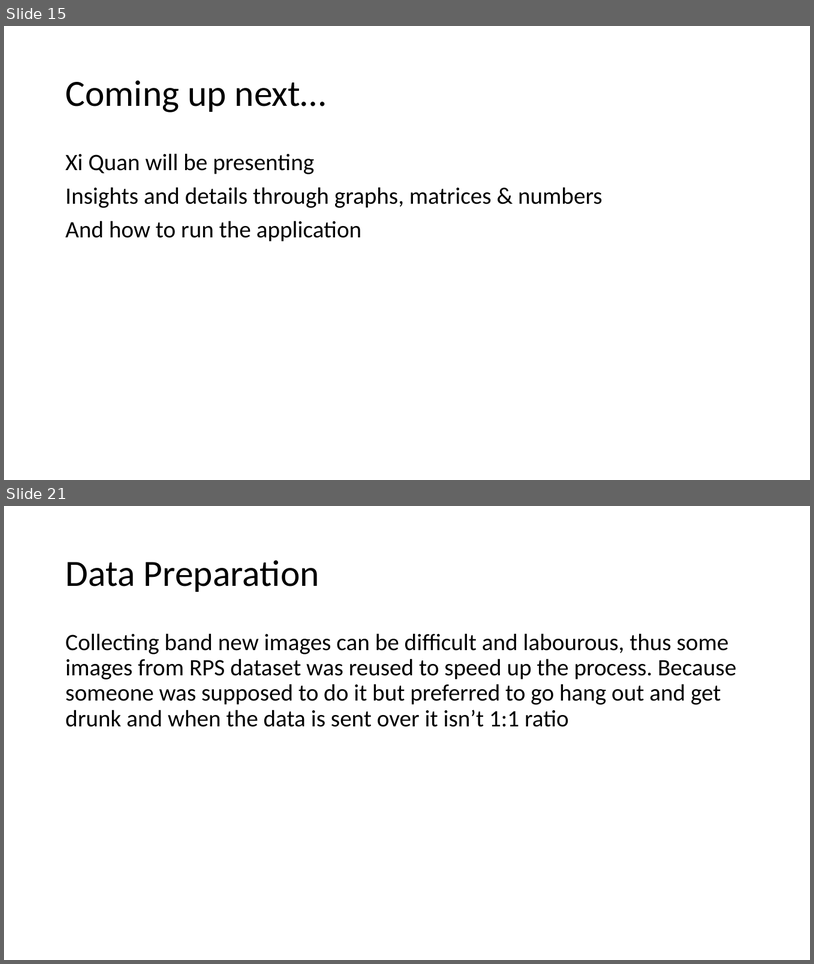
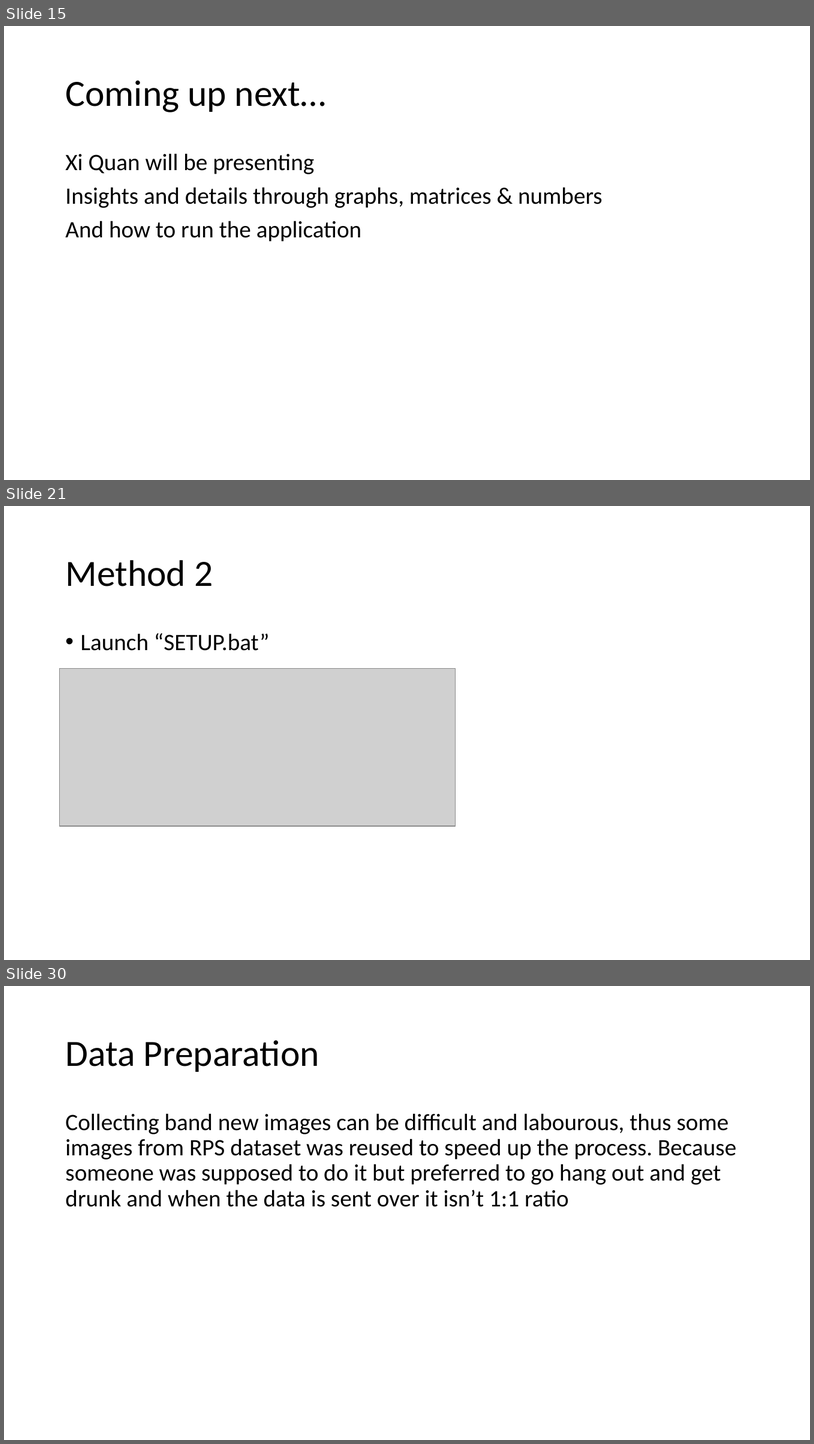
Before and after one commit to UnfairWraith/CN345, a slide deck: MLAI mini project.pptx. Shown one above the other, each under a label of ours: slides 15 and 21 before the commit, slides 15, 21 and 30 after it; the slides between them are not shown. The pictures are 814x964 and 814x1444 pixels, drawn with LibreOffice and Linux fonts; fonts in the diff are those of the drawing; grey boxes stand for pictures. Boxes give left, top, right and bottom in pixels: in the first picture for what was removed or moved away, otherwise in the second. Text is boxed around its words. In the diff, an @@ line names an element or a change of style, - is before the commit and + after.

```diff
--- a/MLAI mini project.pptx
+++ b/MLAI mini project.pptx
@@ slide 21 added at <box>4,506,810,960</box>, background #FFFFFF @@
@@ title added at <box>65,560,213,586</box>, 44 pt, text #000000 @@
+Method 2
@@ text added at <box>81,633,270,651</box>, 28 pt, text #000000 @@
+• Launch “SETUP.bat”
@@ picture added at <box>60,668,456,825</box> @@
@@ what was slide 21 is now slide 30 @@
```
Also in this commit, not shown: 3 slides changed, 10 other slides added, 2 slides removed, 4 other files.
